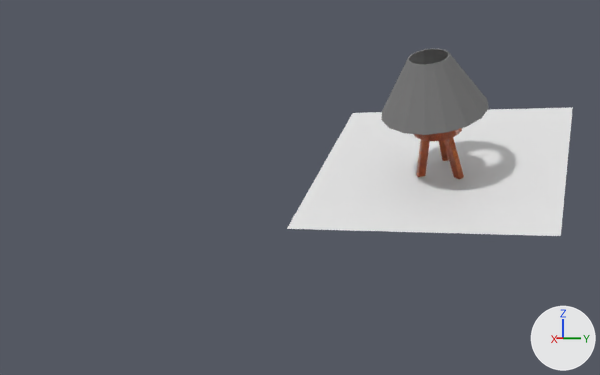
An edit to the Blender file props/Scene19_56-60sec/anim.blend, drawn before and after from the same camera.
Before and after are seen from a camera (50 mm lens) standing at (7.4, 0.04, 0.15) and looking at (2.49, -1.79, 0.04). Every picture has the same lights, and +X, +Y and +Z are marked at lower right.

The older version as bpy lines, for what is in view:
```python
ob_cube_001 = bpy.data.objects.new('Cube.001', me_cube_009)
ob_cube_001.location = (2.593, -1.012, 0.232)
ob_cube_001.rotation_euler = (-0.254, -0.465, -2.616)  # degrees (-15, -27, -150)
ob_cube_001.scale = (0.156, 0.156, 0.156)
ob_cube_002 = bpy.data.objects.new('Cube.002', me_cube_010)
ob_cube_002.location = (2.611, -0.784, 0.222)
ob_cube_002.rotation_euler = (-0.309, 0.433, -0.651)  # degrees (-18, 25, -37)
ob_cube_002.scale = (0.156, 0.156, 0.156)
ob_cube_003 = bpy.data.objects.new('Cube.003', me_cube_004)
ob_cube_003.location = (2.425, -0.893, 0.33)
ob_cube_003.rotation_euler = (0.525, 0.0296, 1.52)  # degrees (30, 1.7, 87)
ob_cube_003.scale = (0.156, 0.156, 0.156)
ob_cylinder_005 = bpy.data.objects.new('Cylinder.005', me_cylinder_003)
ob_cylinder_005.location = (2.623, -0.896, 0.399)
ob_cylinder_005.rotation_euler = (0.0, 0.526, 0.0)  # degrees (0, 30, 0)
ob_cylinder_005.scale = (0.156, 0.156, 0.156)
ob_cylinder_006 = bpy.data.objects.new('Cylinder.006', me_cylinder_004)
ob_cylinder_006.location = (2.84, -0.903, 0.77)
ob_cylinder_006.rotation_euler = (0.0, 0.526, 0.0)  # degrees (0, 30, 0)
ob_cylinder_006.scale = (0.156, 0.156, 0.156)
ob_plane = bpy.data.objects.new('Plane', me_plane_001)
ob_plane.location = (2.373, -0.932, 0.182)
ob_plane.rotation_euler = (0.0, 0.519, 0.0)  # degrees (0, 30, 0)
ob_plane.scale = (0.741, 0.741, 0.741)
```
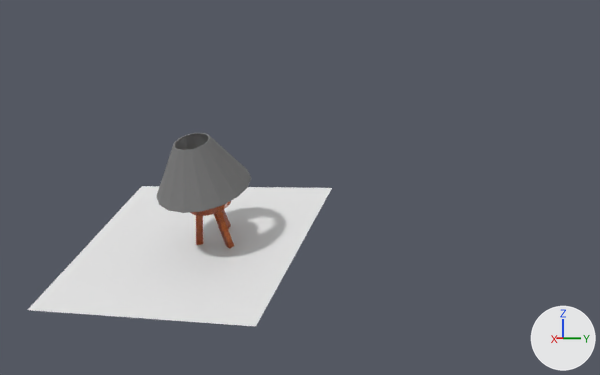
Edits to the scene script, one JSON object a line:
```json
{"op": "add", "block": "me_plane_002", "code": ["me_plane_002 = bpy.data.meshes.new('Plane.002')", "me_plane_002.from_pydata([(-1.0, -1.0, 0.0), (1.0, -1.0, 0.0), (-1.0, 1.0, 0.0), (1.0, 1.0, 0.0), (0.0, -0.3, -38.0), (2.0, -0.3, -38.0), (0.0, 1.7, -38.0), (2.0, 1.7, -38.0)], [], [(0, 2, 3, 1), (4, 5, 7, 6), (0, 1, 5, 4), (1, 3, 7, 5), (2, 0, 4, 6), (3, 2, 6, 7)])"]}
{"op": "set", "path": "ob_cube_001.location", "old": "(2.593, -1.012, 0.232)", "new": "(2.593, -2.478, -0.218)"}
{"op": "set", "path": "ob_cube_002.location", "old": "(2.611, -0.784, 0.222)", "new": "(2.611, -2.249, -0.228)"}
{"op": "add", "block": "ob_cube_002", "code": "_m = ob_cube_002.modifiers.new('Boolean.001', 'BOOLEAN')"}
{"op": "add", "block": "ob_cube_002", "code": "_m.object = ob_petitplan_001"}
{"op": "add", "block": "ob_cube_002", "code": "_m.solver = 'FLOAT'"}
{"op": "set", "path": "ob_cube_003.location", "old": "(2.425, -0.893, 0.33)", "new": "(2.425, -2.358, -0.12)"}
{"op": "set", "path": "ob_cylinder_005.location", "old": "(2.623, -0.896, 0.399)", "new": "(2.623, -2.361, -0.05)"}
{"op": "set", "path": "ob_cylinder_006.location", "old": "(2.84, -0.903, 0.77)", "new": "(2.84, -2.368, 0.32)"}
{"op": "set", "path": "ob_plane.location", "old": "(2.373, -0.932, 0.182)", "new": "(2.546, -2.54, -0.346)"}
{"op": "set", "path": "ob_plane.rotation_euler", "old": "(0.0, 0.519, 0.0)", "new": "(0.0, 0.501, 0.0)", "note": "degrees (0, 30, 0) -> degrees (0, 29, 0)"}
{"op": "set", "path": "ob_plane.scale", "old": "(0.741, 0.741, 0.741)", "new": "(0.763, 0.763, 0.763)"}
{"op": "add", "block": "ob_petitplan_001", "code": ["ob_petitplan_001 = bpy.data.objects.new('petitplan.001', me_plane_002)", "ob_petitplan_001.location = (3.683, 0.497, 0.0755)", "ob_petitplan_001.rotation_euler = (-1.498, 2.226, -1.094)  # degrees (-86, 128, -63)", "ob_petitplan_001.scale = (0.668, 0.845, 0.134)", "_m = ob_petitplan_001.modifiers.new('Boolean', 'BOOLEAN')", "ob_petitplan_001.hide_set(True)  # wire or fog, not drawn"]}
```

What differs and where, as boxes [x1, y1, x2, y2] in the pictures (600 x 375 px):
```json
{"object": "Plane", "change": "moved, turned, rescaled", "before": [287, 107, 573, 236], "after": [28, 186, 332, 326]}
{"object": "Cylinder.006", "change": "moved", "before": [381, 49, 489, 135], "after": [157, 133, 251, 213]}
{"object": "Cube.002", "change": "moved, modifiers changed", "before": [444, 137, 464, 179], "after": [214, 211, 234, 248]}
{"object": "Cube.001", "change": "moved", "before": [416, 140, 430, 177], "after": [196, 215, 203, 245]}
{"object": "Cylinder.005", "change": "moved", "before": [414, 128, 462, 141], "after": [190, 201, 231, 216]}
{"object": "Cube.003", "change": "moved", "before": [439, 140, 449, 161], "after": [221, 210, 231, 229]}
```
